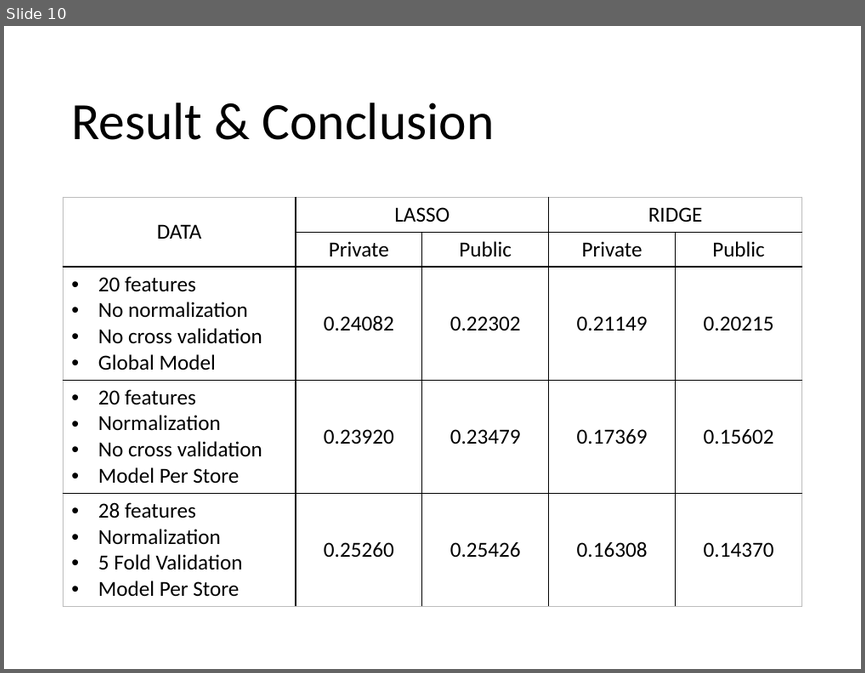
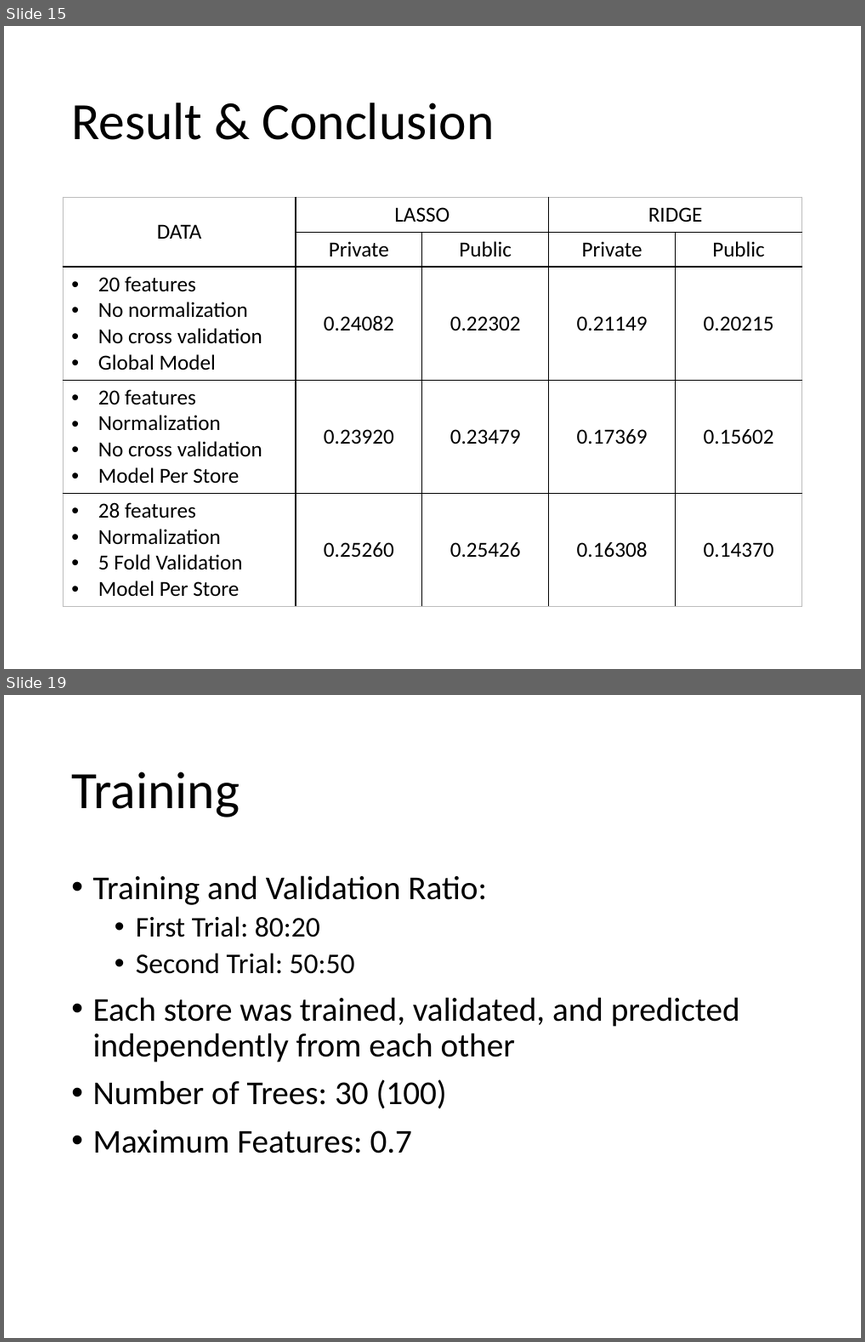
Before and after one commit to Stefan0010/CZ4041, a slide deck: slides/main.pptx. Shown one above the other, each under a label of ours: slide 10 before the commit, slides 15 and 19 after it; the slides between them are not shown. The pictures are 865x673 and 865x1342 pixels, drawn with LibreOffice and Linux fonts; fonts in the diff are those of the drawing. Boxes give left, top, right and bottom in pixels: in the first picture for what was removed or moved away, otherwise in the second. Text is boxed around its words. In the diff, an @@ line names an element or a change of style, - is before the commit and + after.

```diff
--- a/slides/main.pptx
+++ b/slides/main.pptx
@@ slide 19 added at (4,695,861,1338), background #FFFFFF @@
@@ title added at (71,771,239,817), 44 pt, text #000000 @@
+Training
@@ text added at (93,875,740,1153), 28 pt, text #000000 @@
+• Training and Validation Ratio:
+  • First Trial: 80:20
+  • Second Trial: 50:50
+• Each store was trained, validated, and predicted independently from each other
+• Number of Trees: 30 (100)
+• Maximum Features: 0.7
@@ what was slide 10 is now slide 15 @@
```
Also in this commit, not shown: 2 slides changed, 11 other slides added, 1 slide removed.
